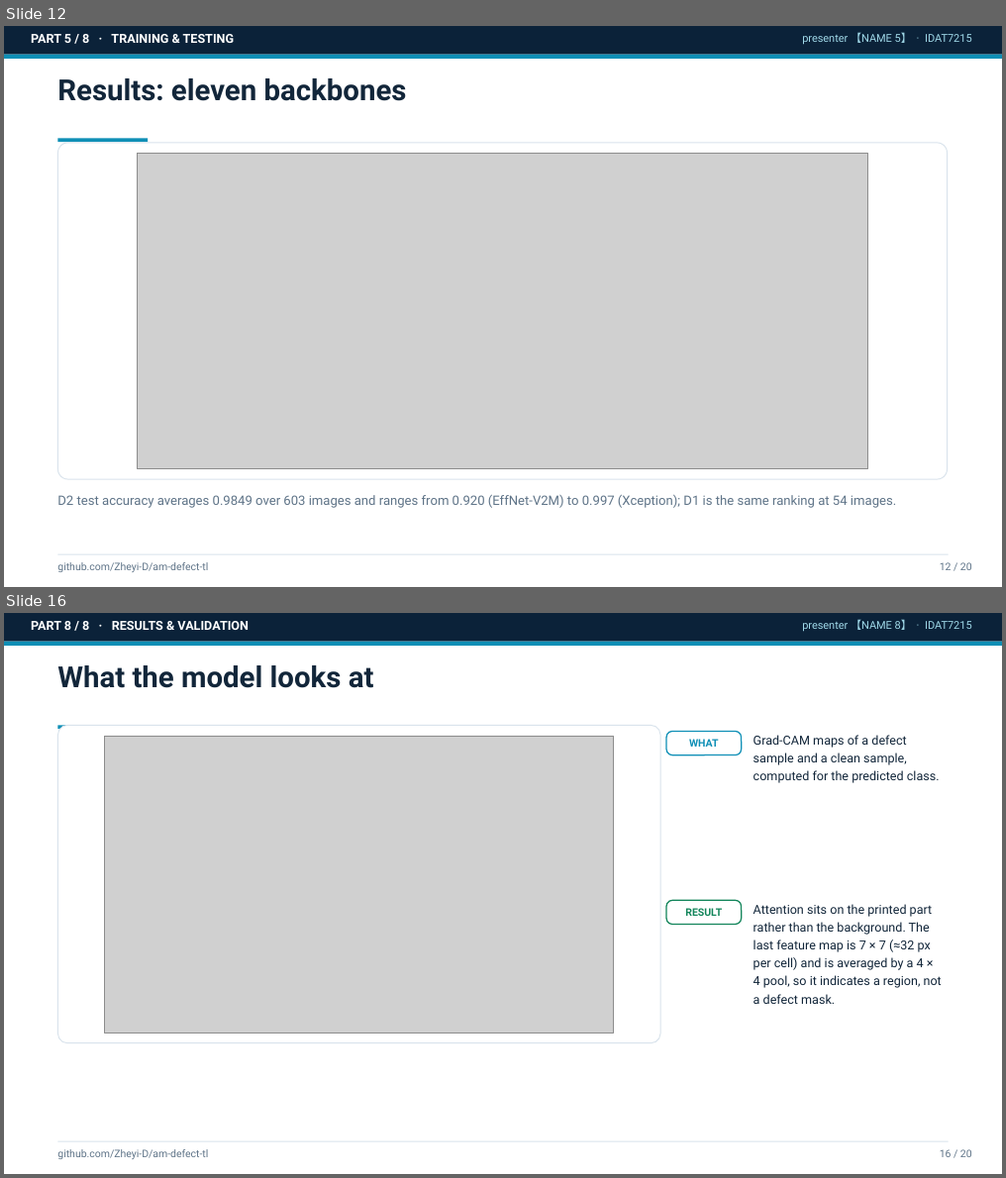
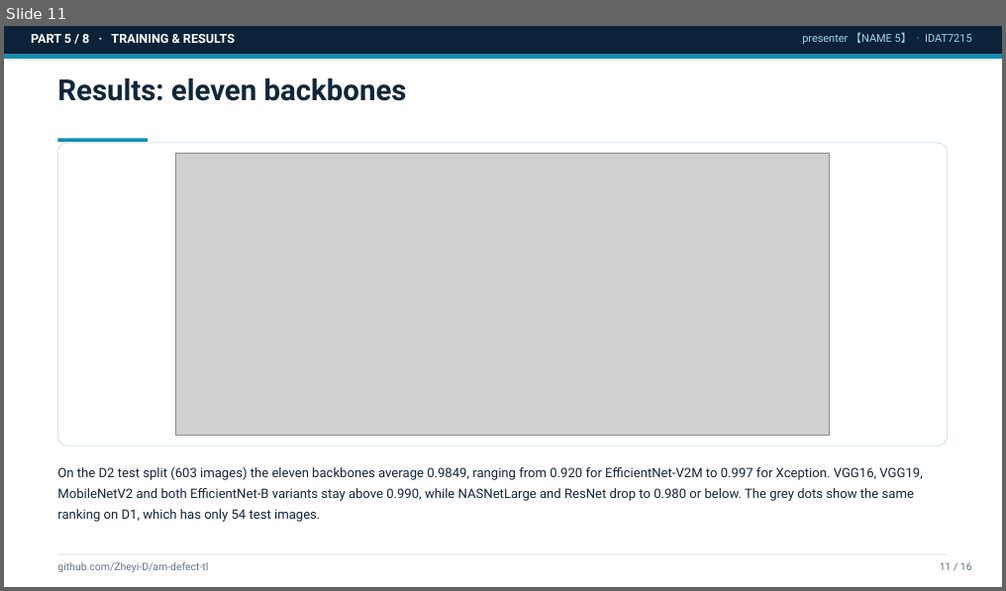
Before and after one commit to Zheyi-D/am-defect-tl, a slide deck: reports/slides_draft.pptx. Shown one above the other, each under a label of ours: slides 12 and 16 before the commit, slide 11 after it; the slides between them are not shown. The pictures are 1006x1178 and 1006x591 pixels, drawn with LibreOffice and Linux fonts; fonts in the diff are those of the drawing; grey boxes stand for pictures. Boxes give left, top, right and bottom in pixels: in the first picture for what was removed or moved away, otherwise in the second. Text is boxed around its words. In the diff, an @@ line names an element or a change of style, - is before the commit and + after.

Commit message:
feat(slides): 16-page deck scoped to data preparation, model training and dataset results — 60-90 words of factual text per page, no WHAT/WHY/RESULT labels, analysis pages removed, demo placeholder kept

```diff
--- a/reports/slides_draft.pptx
+++ b/reports/slides_draft.pptx
@@ slide 16 removed at bbox=[4, 613, 1002, 1174], background #FFFFFF @@
@@ rectangle removed at bbox=[4, 613, 1002, 642] @@
@@ rectangle removed at bbox=[4, 642, 1002, 646] @@
@@ text removed at bbox=[31, 621, 249, 630] @@
-PART 8 / 8 · RESULTS & VALIDATION
@@ text removed at bbox=[802, 619, 972, 632] @@
-presenter 【NAME 8】 · IDAT7215
@@ text removed at bbox=[57, 665, 374, 688] @@
-What the model looks at
@@ rectangle removed at bbox=[57, 725, 148, 729] @@
@@ rounded rectangle removed at bbox=[57, 725, 660, 1044] @@
@@ rounded rectangle removed at bbox=[666, 731, 742, 756] @@
@@ picture removed at bbox=[104, 736, 614, 1033] @@
@@ text removed at bbox=[689, 739, 719, 747] @@
-WHAT
@@ text removed at bbox=[753, 735, 940, 783] @@
-Grad-CAM maps of a defect sample and a clean sample, computed for the predicted class.
@@ rounded rectangle removed at bbox=[666, 900, 742, 925] @@
@@ text removed at bbox=[685, 908, 722, 916] @@
-RESULT
@@ text removed at bbox=[753, 904, 942, 1004] @@
-Attention sits on the printed part rather than the background. The last feature map is 7 × 7 (≈32 px per cell) and is averaged by a 4 × 4 pool, so it indicates a region, not a defect mask.
@@ rectangle removed at bbox=[57, 1142, 948, 1143] @@
@@ text removed at bbox=[57, 1150, 208, 1159] @@
-github.com/Zheyi-D/am-defect-tl
@@ text removed at bbox=[940, 1150, 972, 1157] @@
-16 / 20
@@ what was slide 12 is now slide 11 @@
@@ slide 11 changed as well @@
@@ text at bbox=[31, 34, 235, 43]: text changed @@
-PART 5 / 8 · TRAINING & TESTING
+PART 5 / 8 · TRAINING & RESULTS
@@ rounded rectangle: place and size @@
-rounded rectangle at bbox=[57, 143, 947, 479]
+rounded rectangle at bbox=[57, 143, 947, 446]
@@ picture: place and size @@
-picture at bbox=[138, 154, 868, 470]
+picture at bbox=[176, 154, 830, 436]
@@ text at bbox=[57, 467, 922, 522]: text changed; text colour #5F7488 to #12263A @@
-D2 test accuracy averages 0.9849 over 603 images and ranges from 0.920 (EffNet-V2M) to 0.997 (Xception); D1 is the same ranking at 54 images.
+On the D2 test split (603 images) the eleven backbones average 0.9849, ranging from 0.920 for EfficientNet-V2M to 0.997 for Xception. VGG16, VGG19, MobileNetV2 and both EfficientNet-B variants stay above 0.990, while NASNetLarge and ResNet drop to 0.980 or below. The grey dots show the same ranking on D1, which has only 54 test images.
@@ text at bbox=[940, 563, 972, 570]: text changed @@
-12 / 20
+11 / 16
```
Also in this commit, not shown: 12 other slides changed, 3 slides added, 6 other slides removed, 3 other files.
